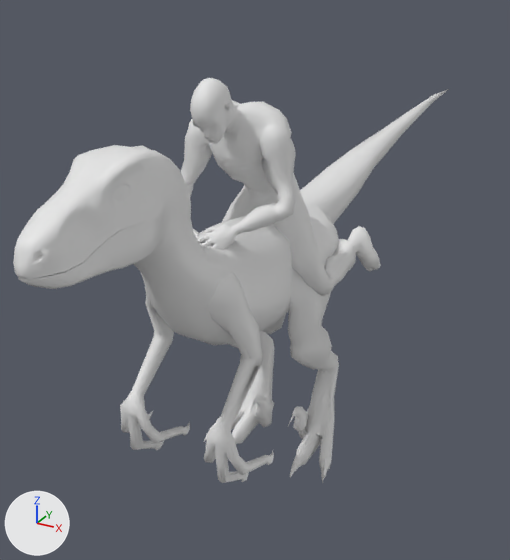
Two versions of the Blender file Assets/Project Assets/Models/Raptor/Raptor_Mounted.blend, one commit apart.
Rendered twice from a 50 mm lens placed at (1.33, -2.67, 2.2), pointed at (-0.32, 0.32, 0.7). Every picture has the same lights, and +X, +Y and +Z are marked at lower left. Materials are left out; every surface is plain grey.

Objects in the first picture: 'Mesh.002', 'Raptor'.
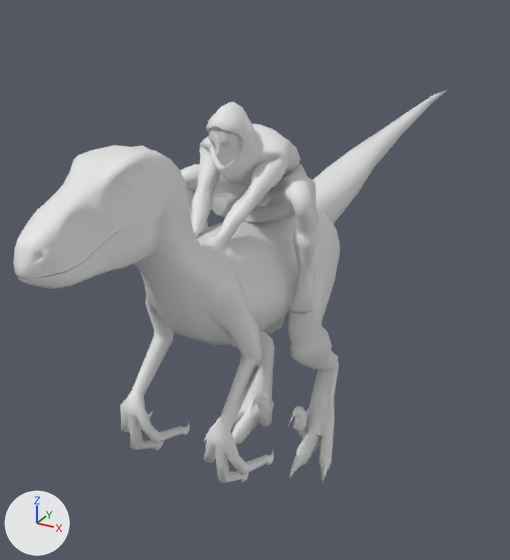
Boxes [x1, y1, x2, y2] around the edits, measured in the pictures (510 x 560 px):
'Mesh.002', deleted
    before: [181, 78, 381, 296]
part 1 of me_raptor, added
    after: [180, 102, 320, 314]

Patch to the scene script:
```diff
--- a/Assets/Project Assets/Models/Raptor/Raptor_Mounted.blend.py
+++ b/Assets/Project Assets/Models/Raptor/Raptor_Mounted.blend.py
@@ me_raptor @@
 # used by ob_raptor; location = (0.0, 0.0, 0.0)
-me_raptor.from_pydata(...)  # 1982 vertices, 2242 faces; spans x -0.33..0.33, y -1.5..2.74, z -0.01..1.72
+me_raptor.from_pydata(...)  # 3336 vertices, 3594 faces; spans x -0.34..0.33, y -1.5..2.74, z -0.01..1.76
+# me_raptor part 1: a new loose piece of 1290 vertices spanning x -0.34..0.31, y -0.74..0.03, z 0.91..1.76
@@ ob_mesh_002 @@
-ob_mesh_002 = bpy.data.objects.new('Mesh.002', me_principalpeinmalha_aberta_colorido1_001)
-ob_mesh_002.location = (0.0, 0.0, 0.0)
```
